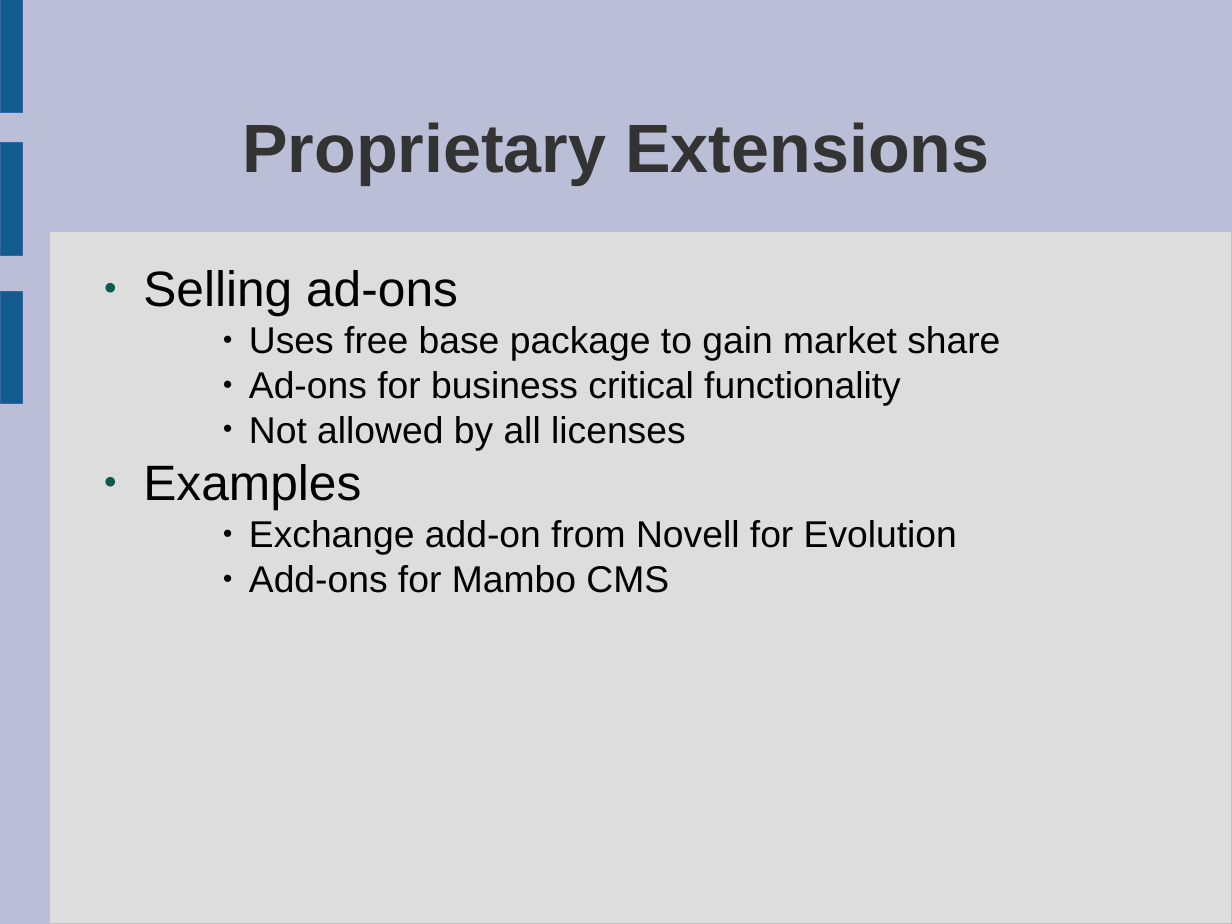
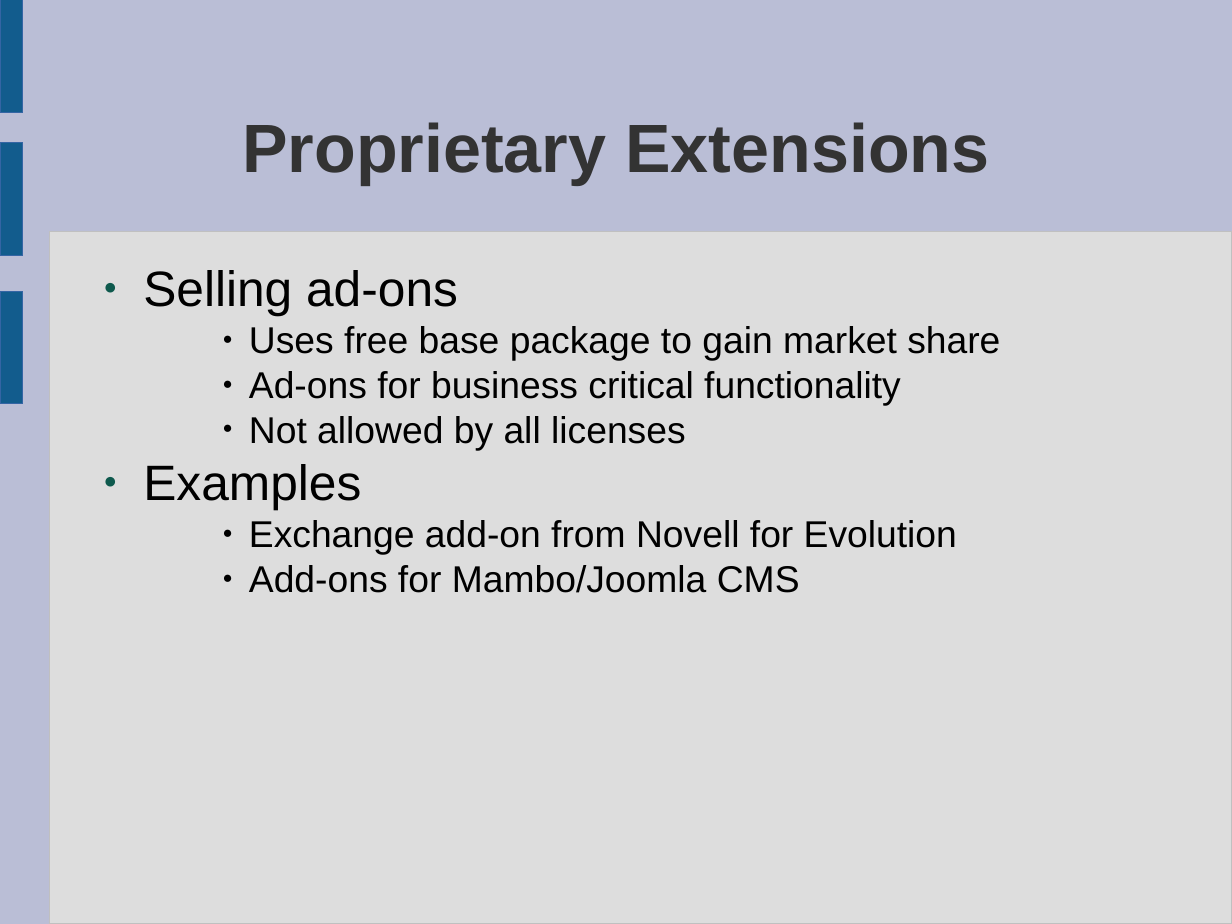
Before and after one commit to laurencesmart/comp8440, a slide deck: slide 7 of lectures/foss_business.odp. Drawn at 1232x924 pixels with LibreOffice and Linux fonts; fonts in the diff are those of the drawing. Boxes give left, top, right and bottom in pixels: in the first picture for what was removed or moved away, otherwise in the second. Text is boxed around its words. In the diff, an @@ line names an element or a change of style, - is before the commit and + after.

```diff
--- a/lectures/foss_business.odp
+++ b/lectures/foss_business.odp
@@ text at box(249, 565, 800, 593): text changed @@
-    ● Add-ons for Mambo CMS
+    ● Add-ons for Mambo/Joomla CMS
```
Also in this commit, not shown: 2 other slides changed, 9 other files.
